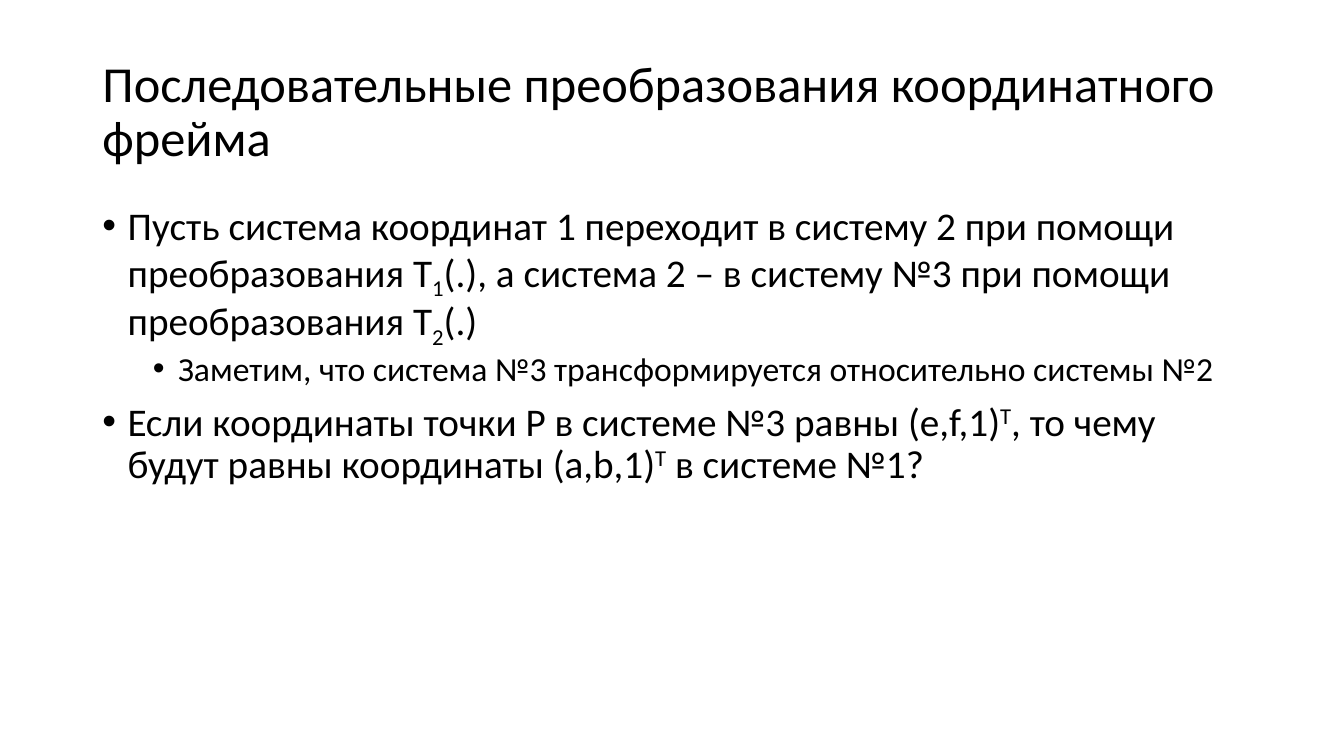
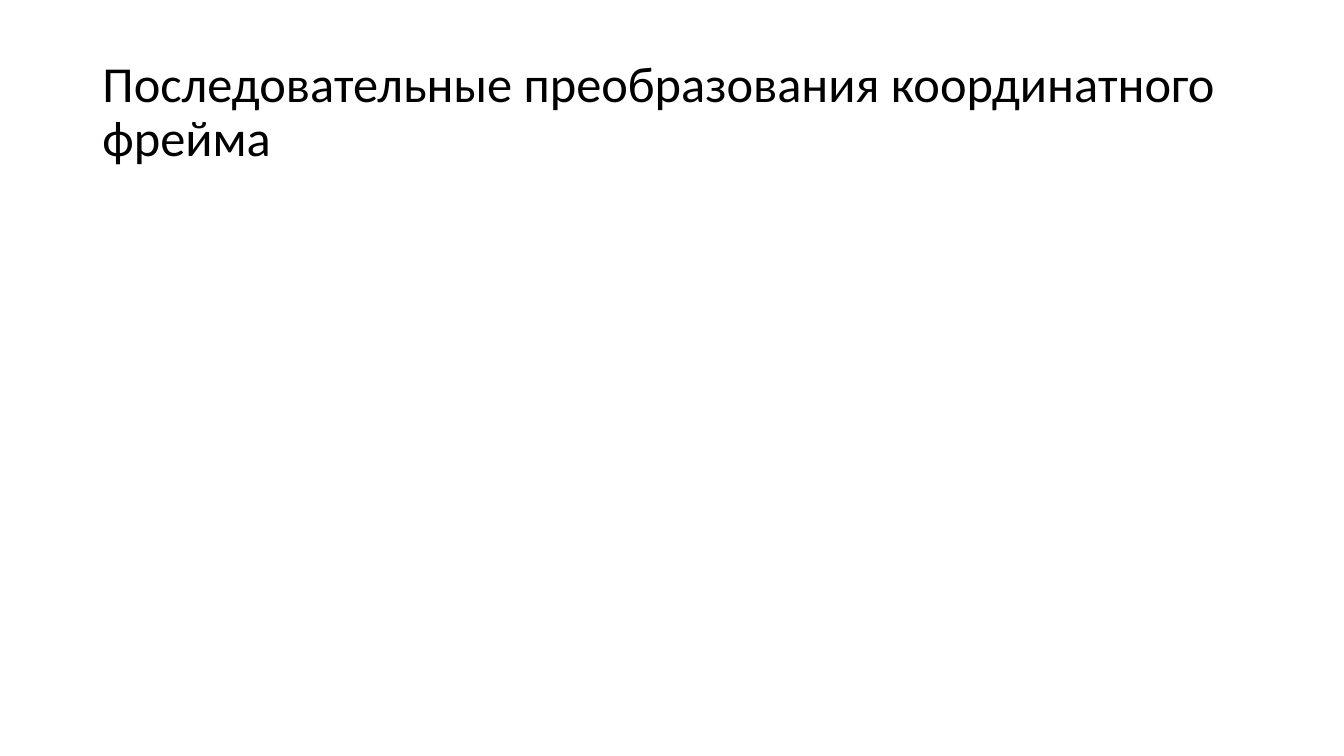
Before and after one commit to alexey-malov/cg-course, a slide deck: slide 120 of lectures/04 - Векторный анализ, трансформации и матрицы.pptx. Drawn at 1344x756 pixels with LibreOffice and Linux fonts; fonts in the diff are those of the drawing; grey boxes stand for pictures. Boxes give left, top, right and bottom in pixels: in the first picture for what was removed or moved away, otherwise in the second. Text is boxed around its words. In the diff, an @@ line names an element or a change of style, - is before the commit and + after.

```diff
--- a/lectures/04 - Векторный анализ, трансформации и матрицы.pptx
+++ b/lectures/04 - Векторный анализ, трансформации и матрицы.pptx
@@ text removed at bbox=[128, 214, 1213, 485] @@
-• Пусть система координат 1 переходит в систему 2 при помощи преобразования T1(.), а система 2 – в систему №3 при помощи преобразования T2(.)
-  • Заметим, что система №3 трансформируется относительно системы №2
-• Если координаты точки P в системе №3 равны (e,f,1)T, то чему будут равны координаты (a,b,1)T в системе №1?
```
Also in this commit, not shown: 23 other slides changed, 7 slides added, 4 slides removed, 27 other files.
